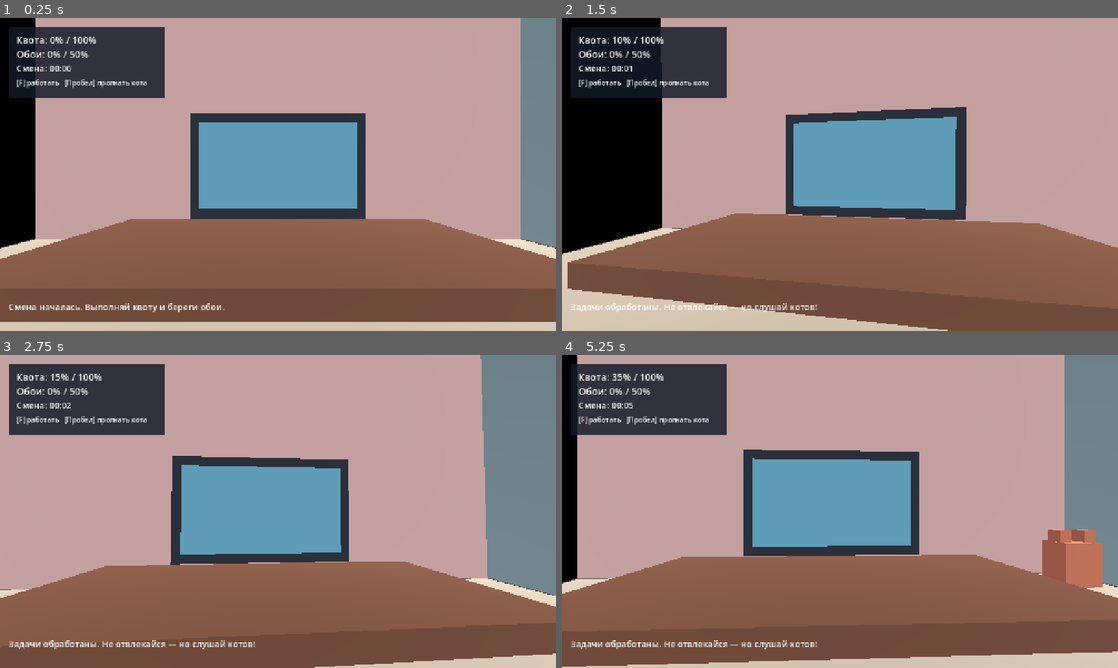
Above: before the commit, frames 1-4 (two rows, left to right).
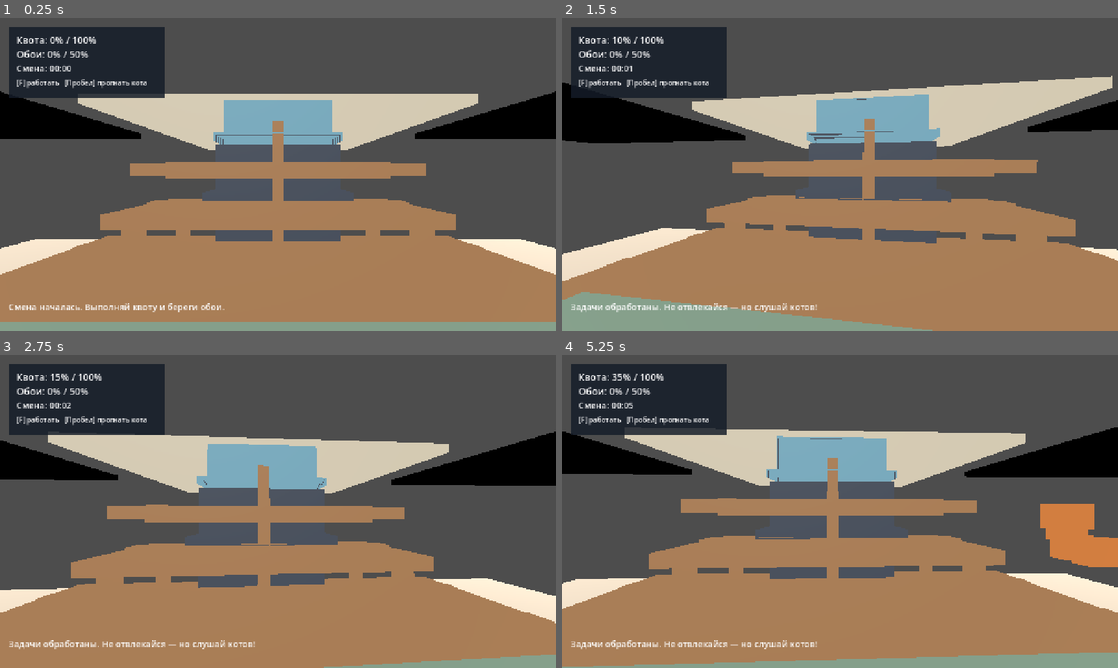
Above: after the commit, the same moments.

Repository: rexarmakedonskij-hue/Project-Kizolda
Game: Godot game, scene res://main/main.tscn
Same seed, same stepped clock (60 frames per second), same inputs: the game is played once before the commit and once after it.
Inputs (mouse positions are in pixels of both pictures, inside the frame that each line leads up to):
- Up to frame 1 (0.25 s): no input
- Up to frame 2 (1.5 s): tap Enter at 0.5 s; move the mouse to (867, 174) at 0.52 s; tap F at 0.6, 1.35 s; tap Space at 0.77, 1.25 s; move the mouse to (812, 174) at 1.27 s
- Up to frame 3 (2.75 s): tap Space at 1.52 s; tap Enter at 2 s; move the mouse to (289, 505) at 2.02 s; tap F at 2.1 s
- Up to frame 4 (5.25 s): tap Space at 2.75, 3.02, 3.77, 4.52, 5 s; move the mouse to (834, 517) at 2.77 s; tap F every 0.75 s from 2.85 to 5.1 s; tap Enter at 3.5 s; move the mouse to (878, 514) at 3.52 s; move the mouse to (795, 508) at 4.27 s; move the mouse to (845, 511) at 5.02 s

The runs differ from the first frame. In frame 1, 92% of the frame differs, in the area x 0-100%, y 0-100%; in frame 2, 90%; in frame 3, 93%; in frame 4, 93%.

Commit message:
Use GLB models in room and cat scenes

Diff:
--- a/cats/cat.gd
+++ b/cats/cat.gd
@@ -1,15 +1,13 @@
 extends Node3D
+const CAT_SCENE := preload("res://assets/models/glb/cat.glb")
 signal scratched_wall(cat, amount: float)
 signal was_chased(cat)
 @onready var scratch_timer: Timer = $ScratchTimer
 func _ready() -> void:
-	_add_part(Vector3.ZERO, Vector3(0.75,0.85,0.45))
-	_add_part(Vector3(-0.25,0.52,0), Vector3(0.22,0.28,0.25))
-	_add_part(Vector3(0.25,0.52,0), Vector3(0.22,0.28,0.25))
+	var model := CAT_SCENE.instantiate()
+	model.scale = Vector3(0.55, 0.55, 0.55)
+	add_child(model)
 	scratch_timer.timeout.connect(func(): scratched_wall.emit(self, 10.0))
 func start_scratching() -> void: scratch_timer.start()
 func try_to_chase(player) -> void:
 	if player.can_see(self): was_chased.emit(self); queue_free()
-func _add_part(pos: Vector3, size_value: Vector3) -> void:
-	var part := MeshInstance3D.new(); var mesh := BoxMesh.new(); mesh.size = size_value; part.mesh = mesh
-	var material := StandardMaterial3D.new(); material.albedo_color = Color("f08b6e"); part.material_override = material; part.position = pos; add_child(part)
--- a/room/room.gd
+++ b/room/room.gd
@@ -1,13 +1,33 @@
 extends Node3D
+
+const DESK_SCENE := preload("res://assets/models/glb/desk.glb")
+const CHAIR_SCENE := preload("res://assets/models/glb/chair.glb")
+const LAPTOP_SCENE := preload("res://assets/models/glb/laptop.glb")
+const WALL_SCENE := preload("res://assets/models/glb/wall_intact.glb")
 
 var wallpaper_damage := 0.0
 func _ready() -> void:
-	for data in [[Vector3(0,-0.2,0),Vector3(12,0.3,10),Color("e9d8c1")],[Vector3(0,3,-5),Vector3(12,6,0.25),Color("f5c9c8")],[Vector3(-6,3,0),Vector3(0.25,6,10),Color("b8d9e6")],[Vector3(6,3,0),Vector3(0.25,6,10),Color("b8d9e6")],[Vector3(0,0.85,-1.7),Vector3(4,0.18,1.8),Color("8a5a44")],[Vector3(0,1.65,-2.28),Vector3(2.1,1.25,0.12),Color("303645")],[Vector3(0,1.65,-2.2),Vector3(1.86,1.02,0.04),Color("75c4e6")]]:
-		_add_box(data[0], data[1], data[2])
-	var light := DirectionalLight3D.new(); light.rotation_degrees = Vector3(-50,-25,0); add_child(light)
+	_add_box(Vector3(0, -0.2, 0), Vector3(12, 0.3, 10), Color("e9d8c1"))
+	_add_model(WALL_SCENE, Vector3(0, 0, -4.84))
+	_add_model(WALL_SCENE, Vector3(-5.88, 0, 0), Vector3(2, 1, 1), Vector3(0, PI / 2, 0))
+	_add_model(WALL_SCENE, Vector3(5.88, 0, 0), Vector3(2, 1, 1), Vector3(0, PI / 2, 0))
+	_add_model(DESK_SCENE, Vector3(0, 0.65, -1.7), Vector3(0.7, 0.7, 0.7))
+	_add_model(CHAIR_SCENE, Vector3(0, 0.08, 0.25), Vector3(0.72, 0.72, 0.72))
+	_add_model(LAPTOP_SCENE, Vector3(0, 1.25, -2.18), Vector3(0.72, 0.72, 0.72))
+	var light := DirectionalLight3D.new()
+	light.rotation_degrees = Vector3(-50, -25, 0)
+	light.light_energy = 1.2
+	add_child(light)
 func get_cat_position(side: int) -> Vector3: return Vector3(4.8 * side, 0.52, -3.8)
 func damage_wall(amount: float) -> float:
 	wallpaper_damage = min(wallpaper_damage + amount, 50.0); return wallpaper_damage
 func _add_box(pos: Vector3, size_value: Vector3, color: Color) -> void:
 	var box := MeshInstance3D.new(); var mesh := BoxMesh.new(); mesh.size = size_value; box.mesh = mesh
 	var material := StandardMaterial3D.new(); material.albedo_color = color; box.material_override = material; box.position = pos; add_child(box)
+
+func _add_model(scene: PackedScene, pos: Vector3, scale_value := Vector3.ONE, rotation_value := Vector3.ZERO) -> void:
+	var model := scene.instantiate()
+	model.position = pos
+	model.scale = scale_value
+	model.rotation = rotation_value
+	add_child(model)
Not shown, changed: assets/models/glb/camera.glb.import
Not shown, changed: assets/models/glb/cat.glb.import
Not shown, changed: assets/models/glb/chair.glb.import
Not shown, changed: assets/models/glb/desk.glb.import
Not shown, changed: assets/models/glb/laptop.glb.import
Not shown, changed: assets/models/glb/spray_bottle.glb.import
Not shown, changed: assets/models/glb/wall_critical.glb.import
Not shown, changed: assets/models/glb/wall_intact.glb.import
Not shown, changed: assets/models/glb/wall_scratched.glb.import
